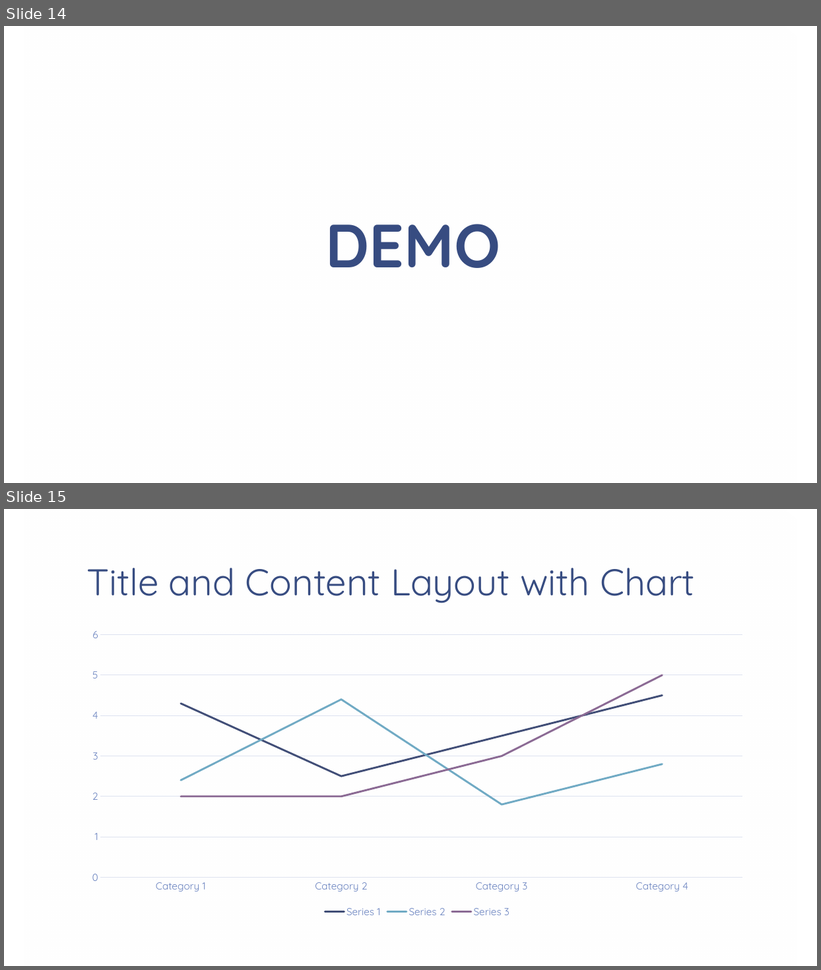
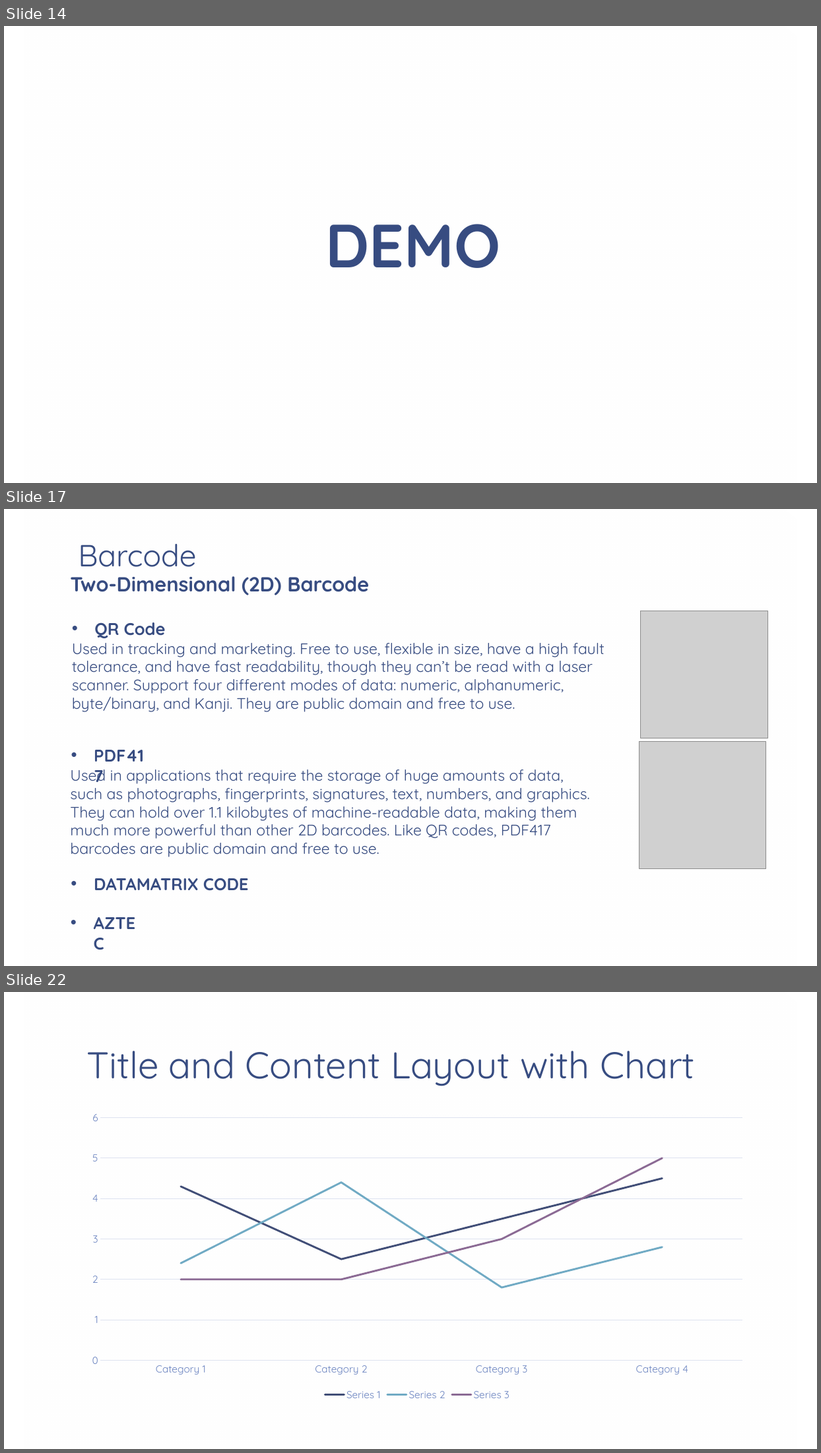
Before and after one commit to cfclick/CFSummit2016, a slide deck: powerpoint/SmartPDF/Don't Just PDF.pptx. Shown one above the other, each under a label of ours: slides 14 and 15 before the commit, slides 14, 17 and 22 after it; the slides between them are not shown. The pictures are 821x970 and 821x1453 pixels, drawn with LibreOffice and Linux fonts; fonts in the diff are those of the drawing; grey boxes stand for pictures; background and template pictures are left out. Boxes give left, top, right and bottom in pixels: in the first picture for what was removed or moved away, otherwise in the second. Text is boxed around its words. In the diff, an @@ line names an element or a change of style, - is before the commit and + after.

Commit message:
barcode work started

```diff
--- a/powerpoint/SmartPDF/Don't Just PDF.pptx
+++ b/powerpoint/SmartPDF/Don't Just PDF.pptx
@@ slide 17 added at <box>4,509,817,966</box>, background picture (left out); not listed: 1 template element that a slide beside it also shows @@
@@ title added at <box>78,544,196,567</box>, 36 pt, text #374C81 @@
+Barcode
@@ text added at <box>70,576,369,595</box>, 24 pt, text #374C81, bold @@
+Two-Dimensional (2D) Barcode
@@ text added at <box>94,623,166,638</box>, 20 pt, text #374C81, bold @@
+• QR Code
@@ picture added at <box>641,611,768,739</box> @@
@@ text added at <box>72,643,605,712</box>, 18 pt, text #374C81 @@
+Used in tracking and marketing. Free to use, flexible in size, have a high fault tolerance, and have fast readability, though they can’t be read with a laser scanner. Support four different modes of data: numeric, alphanumeric, byte/binary, and Kanji. They are public domain and free to use.
@@ text added at <box>65,742,159,769</box>, 20 pt, text #374C81, bold @@
+• PDF417
@@ picture added at <box>639,742,766,869</box> @@
@@ text added at <box>70,770,590,857</box>, 18 pt, text #374C81 @@
+Used in applications that require the storage of huge amounts of data,
+such as photographs, fingerprints, signatures, text, numbers, and graphics.
+They can hold over 1.1 kilobytes of machine-readable data, making them
+much more powerful than other 2D barcodes. Like QR codes, PDF417
+barcodes are public domain and free to use.
@@ text added at <box>94,878,249,891</box>, 20 pt, text #374C81, bold @@
+• DATAMATRIX CODE
@@ text added at <box>64,910,151,937</box>, 20 pt, text #374C81, bold @@
+• AZTEC
@@ what was slide 15 is now slide 22 @@
```
Also in this commit, not shown: 6 other slides added, 10 other files.
